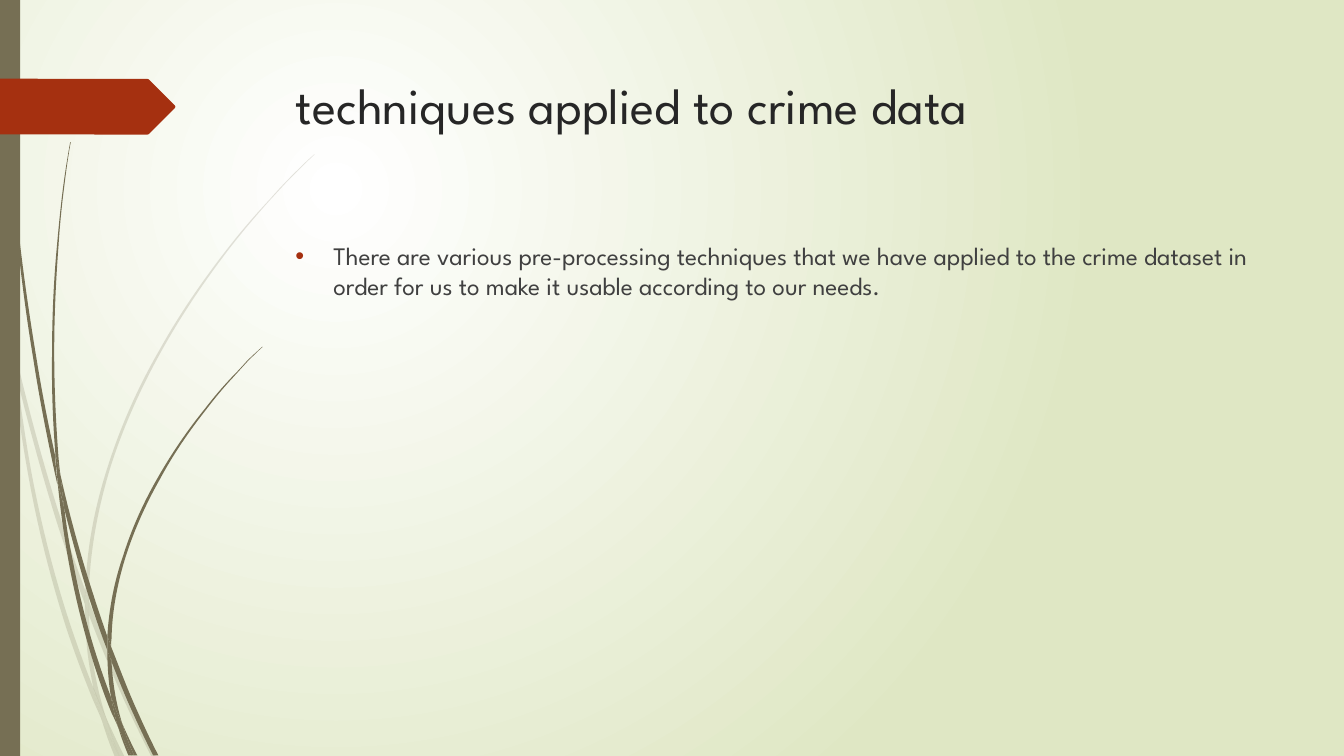
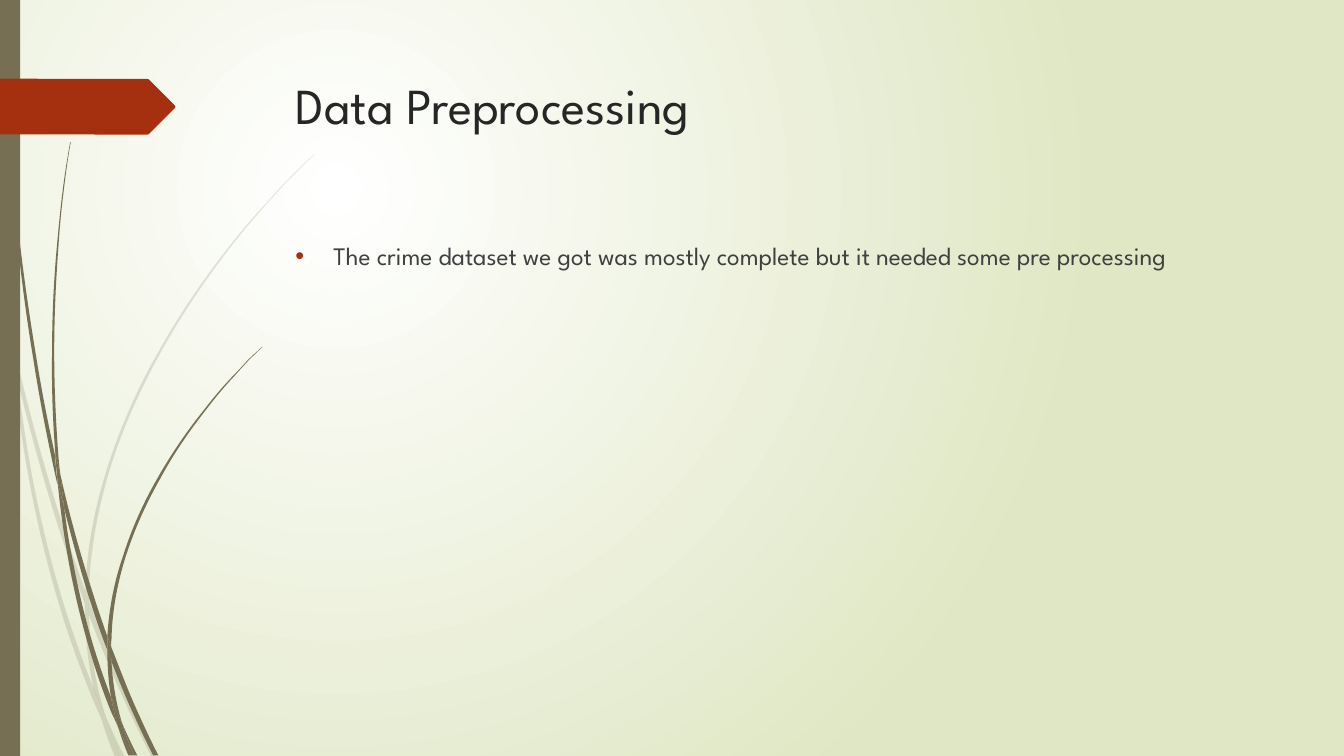
Before and after one commit to mitresh95/ImpactOfCrimeOnHousing, a slide deck: slide 7 of Presentation.pptx (slide 6 before the commit). Drawn at 1344x756 pixels with LibreOffice and Linux fonts; fonts in the diff are those of the drawing. Boxes give left, top, right and bottom in pixels: in the first picture for what was removed or moved away, otherwise in the second. Text is boxed around its words. In the diff, an @@ line names an element or a change of style, - is before the commit and + after.

Commit message:
Added some changes

```diff
--- a/Presentation.pptx
+++ b/Presentation.pptx
@@ title at (296,90,689,135): text changed @@
-techniques applied to crime data
+Data Preprocessing
@@ text at (333,247,1166,271): text changed @@
-• There are various pre-processing techniques that we have applied to the crime dataset in order for us to make it usable according to our needs.
+• The crime dataset we got was mostly complete but it needed some pre processing
```
Also in this commit, not shown: 5 other slides changed, 1 slide added.
